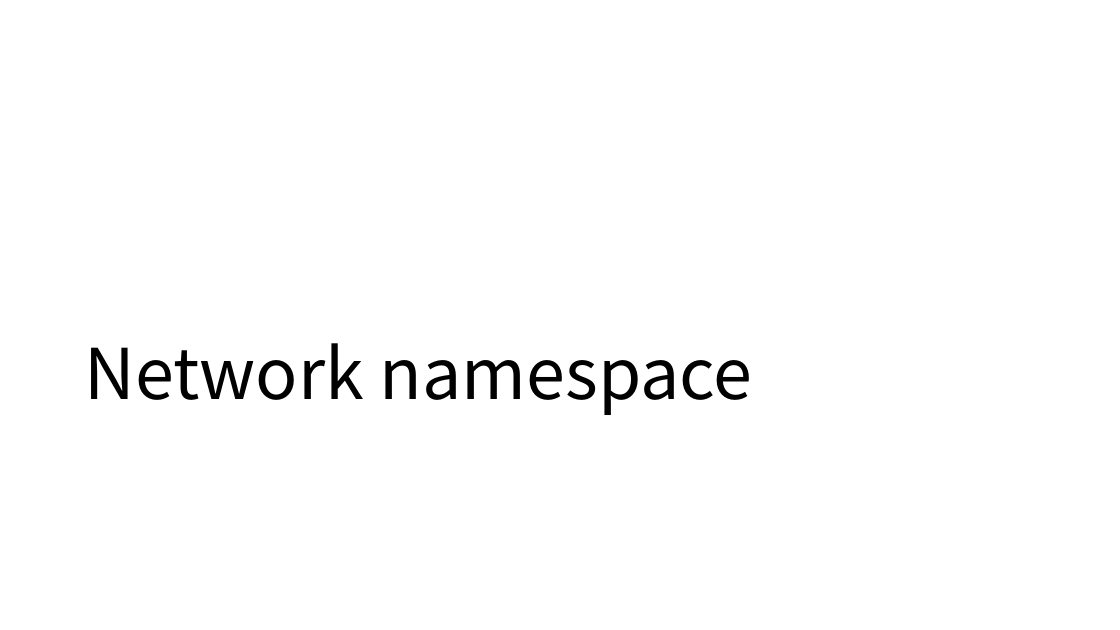
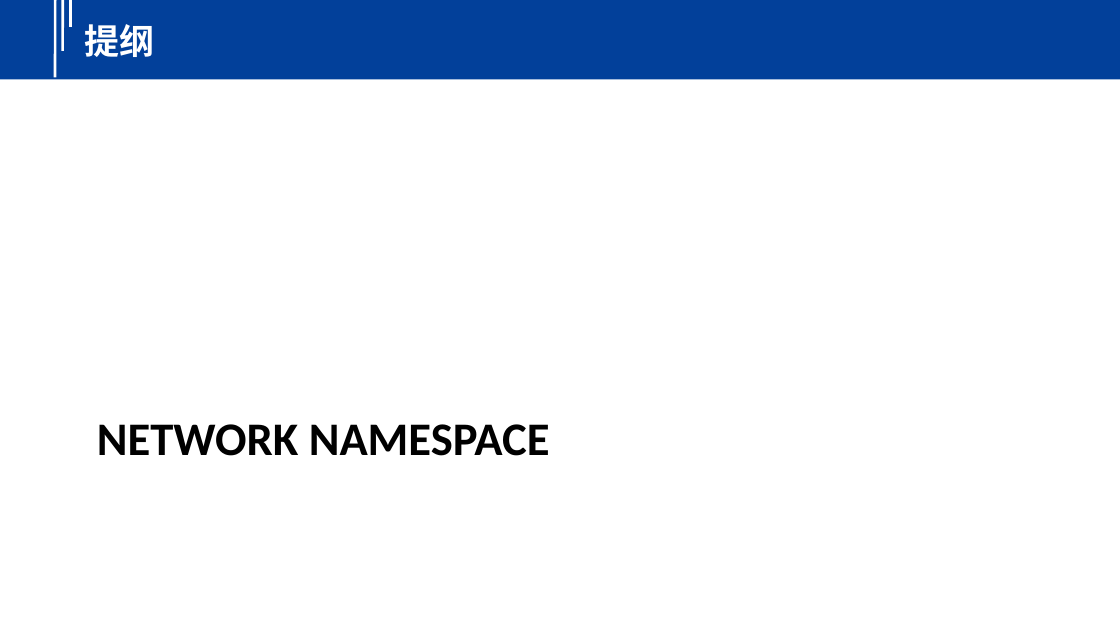
Before and after one commit to yindaheng98/Notebook, a slide deck: slide 16 of 学习笔记/Docker/Namespaces.pptx. Drawn at 1120x630 pixels with LibreOffice and Linux fonts; fonts in the diff are those of the drawing. Boxes give left, top, right and bottom in pixels: in the first picture for what was removed or moved away, otherwise in the second. Text is boxed around its words. In the diff, an @@ line names an element or a change of style, - is before the commit and + after.

```diff
--- a/学习笔记/Docker/Namespaces.pptx
+++ b/学习笔记/Docker/Namespaces.pptx
@@ rectangle added at (0,0,1120,79), fill #02409A @@
@@ line added from (55, 0) to (55, 77), #FFFFFF 2.25 pt @@
@@ line added from (63, 0) to (63, 51), #FFFFFF 2.25 pt @@
@@ line added from (71, 0) to (71, 28), #FFFFFF 2.25 pt @@
@@ text added at (84,24,154,57), 30 pt, text #FFFFFF, bold @@
+提纲
@@ title "NETWORK NAMESPACE" at (97,424,550,456): vertical alignment bottom to top @@
@@ title at (97,424,550,456): text changed; size 60 to 40 pt; font Noto Sans CJK SC to Calibri; bold on @@
-Network namespace
+NETWORK NAMESPACE
```
Also in this commit, not shown: 18 other slides changed, 8 other files.
